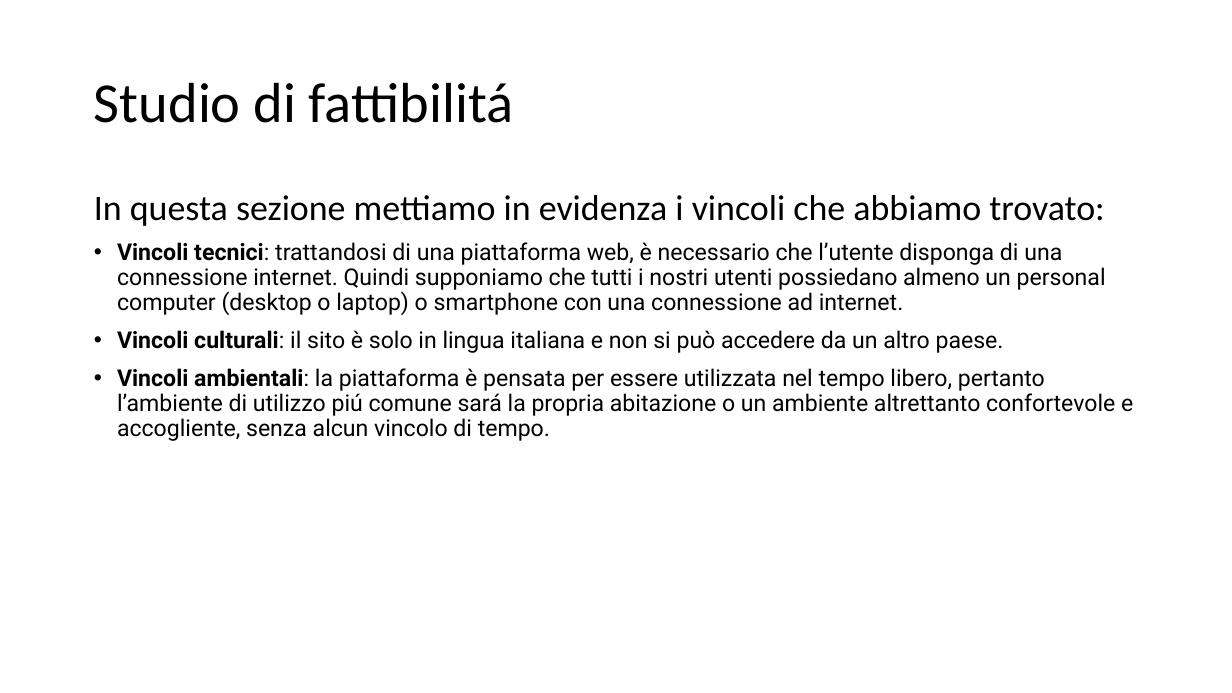
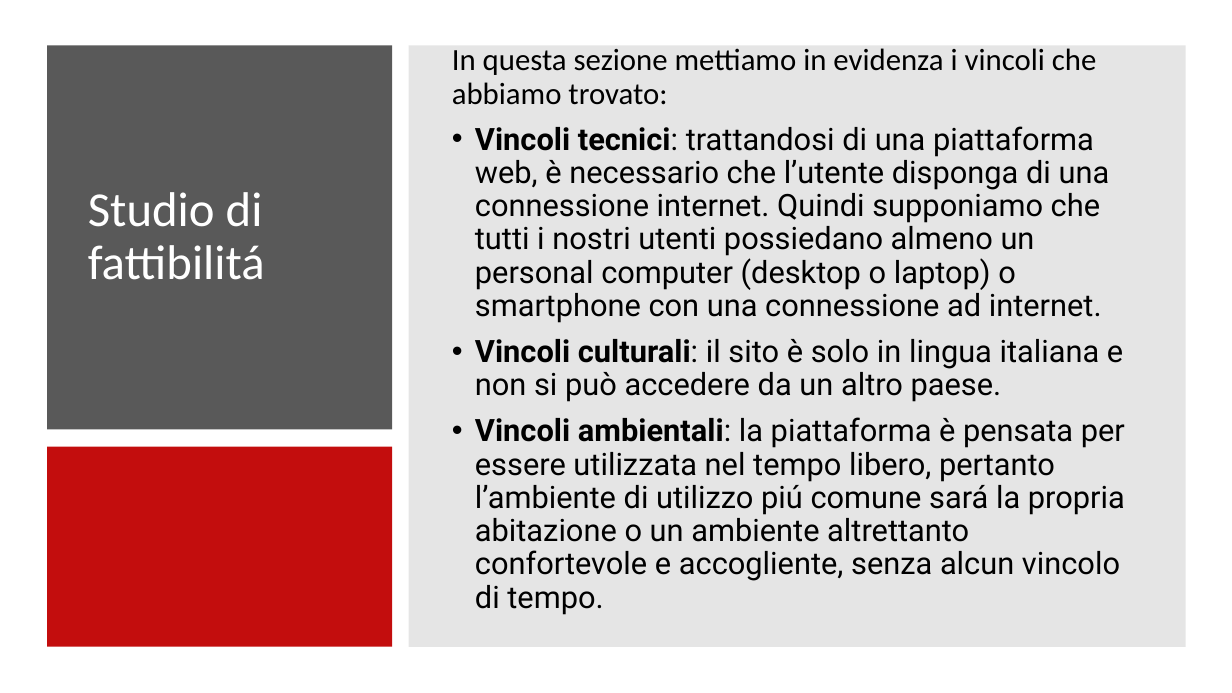
Before and after one commit to MarcoTomasone/Gioco.it-Redesign, a slide deck: slide 7 of Consegna/ProjectHighlights.pptx. Drawn at 1232x693 pixels with LibreOffice and Linux fonts; fonts in the diff are those of the drawing. Boxes give left, top, right and bottom in pixels: in the first picture for what was removed or moved away, otherwise in the second. Text is boxed around its words. In the diff, an @@ line names an element or a change of style, - is before the commit and + after.

```diff
--- a/Consegna/ProjectHighlights.pptx
+++ b/Consegna/ProjectHighlights.pptx
@@ rectangle added at [47,45,392,430], fill #595959 @@
@@ rectangle added at [409,45,1186,647], fill #808080 at 20% opacity @@
@@ title "Studio di fattibilitá": place and size @@
-title "Studio di fattibilitá" at [94,82,514,123]
+title "Studio di fattibilitá" at [88,192,265,280]
@@ title "Studio di fattibilitá" at [88,192,265,280]: size 44 to 38 pt, text colour #000000 to #FFFFFF @@
@@ text "In questa sezione mettiamo in ...": place and size @@
-text "In questa sezione mettiamo in ..." at [94,195,1133,441]
+text "In questa sezione mettiamo in ..." at [452,82,1125,615]
@@ text "In questa sezione mettiamo in ..." at [452,82,1125,615]: size 28 to 24 pt in "In questa sezione mettiamo in evidenza i ..."; size 18 to 24 pt in "Vincoli tecnici: trattandosi di una piattaforma web, ...", "Vincoli culturali: il sito è solo in ...", "Vincoli ambientali: la piattaforma è pensata per ..."; vertical alignment top to middle @@
@@ rectangle added at [47,446,392,647], fill #C00000 at 95% opacity @@
```
Also in this commit, not shown: 7 other slides changed, 3 slides added.
